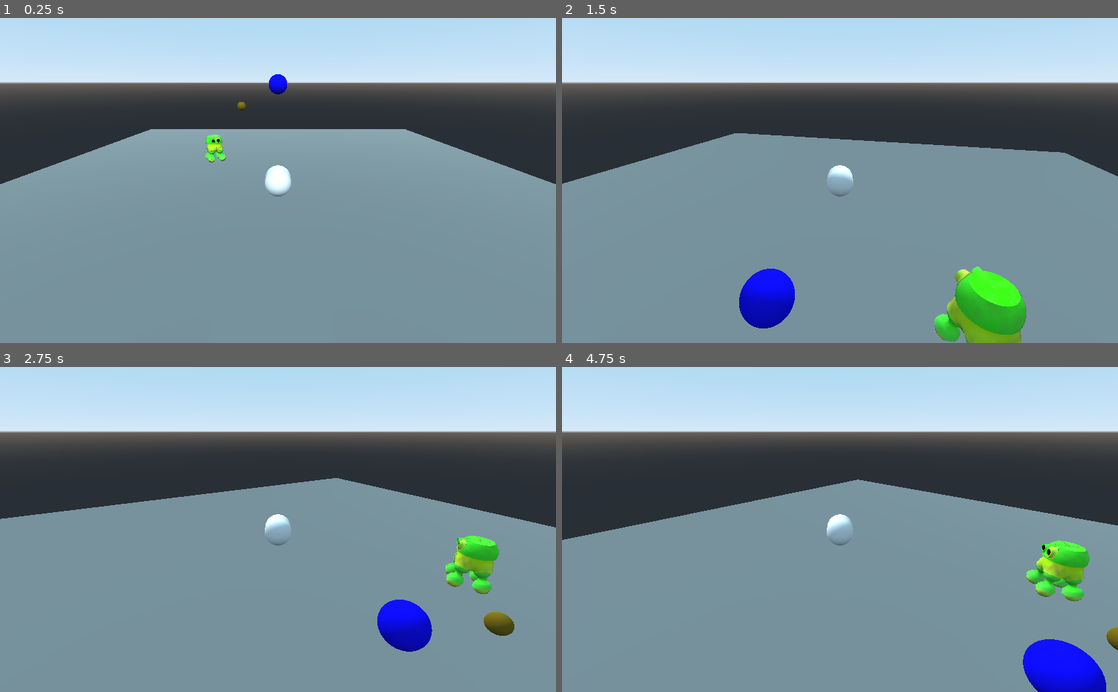
Above: before the commit, frames 1-4 (two rows, left to right).
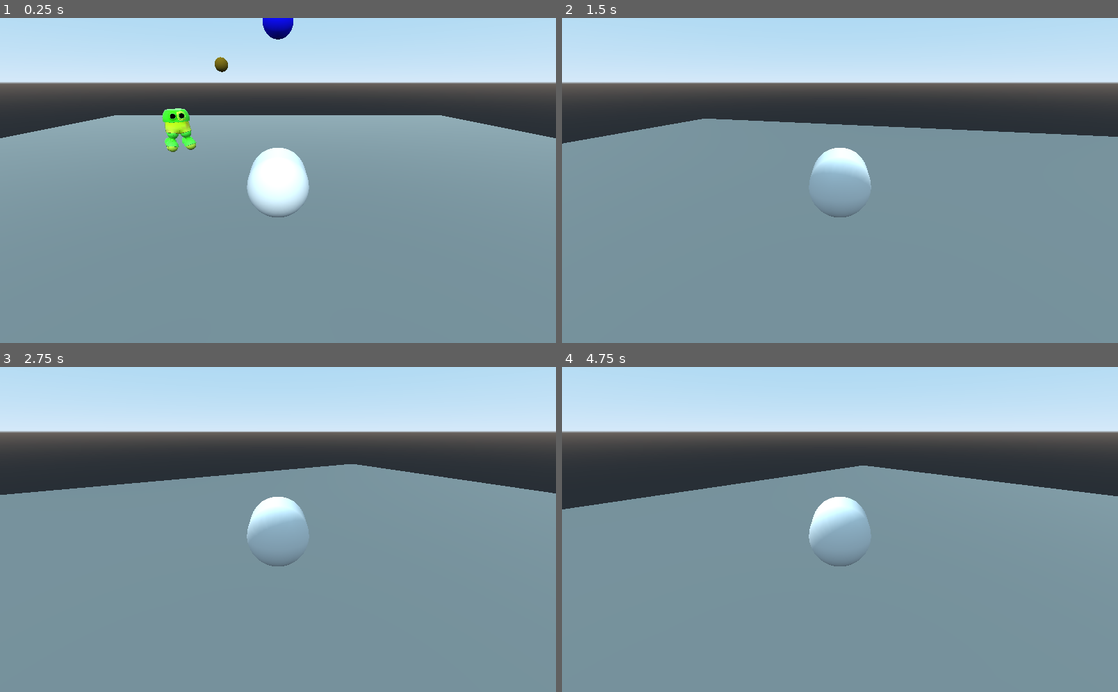
Above: after the commit, the same moments.

Repository: ajahar/FGJ_2021
Game: Godot game, scene res://SandboxScenes/Antti.tscn
Same seed, same stepped clock (60 frames per second), same inputs: the game is played once before the commit and once after it. This scene is started directly instead of the project's main scene.
Inputs:
- Up to frame 1 (0.25 s): no input
- Up to frame 2 (1.5 s): hold D (right) 0.53-1.28 s; hold A (left) from 1.28 s (still down)
- Up to frame 3 (2.75 s): release A (left) at 2.03 s; hold D (right) from 2.03 s (still down)
- Up to frame 4 (4.75 s): release D (right) at 2.78 s; hold W (forward) 2.78-3.53 s; hold A (left) from 3.53 s (still down)

The runs differ from the first frame. In frame 1, 10% of the frame differs, in the area x 0-100%, y 0-62%; in frame 2, 12%, in the area x 0-100%, y 30-100%; in frame 3, 10%; in frame 4, 11%.

Commit message:
Configurable camera distance and report more pellet rigidbody contacts

Diff:
--- a/SandboxScenes/Antti.gd
+++ b/SandboxScenes/Antti.gd
@@ -5,17 +5,19 @@
 onready var ball: RigidBody = $Ball
 onready var pellet: RigidBody = $Pellet
 
-var camera_distance: Vector3
+var camera_dir: Vector3
+var camera_distance = 8
 
 # Called when the node enters the scene tree for the first time.
 func _ready():
-	camera_distance = player.transform.origin + camera.transform.origin
+	camera_dir = (player.transform.origin + camera.transform.origin).normalized()
+	camera_dir *= camera_distance
 	pellet.connect("body_entered", self, "hit_pellet")
 
 # Called every frame. 'delta' is the elapsed time since the previous frame.
 func _process(delta):
 	camera.transform = player.transform
-	camera.translate(camera_distance)
+	camera.translate(camera_dir)
 	camera.look_at(player.transform.origin, Vector3.UP)
 
 func _physics_process(delta):
--- a/SandboxScenes/Antti.tscn
+++ b/SandboxScenes/Antti.tscn
@@ -81,7 +81,7 @@
 
 [node name="Pellet" type="RigidBody" parent="."]
 transform = Transform( 1, 0, 0, 0, 1, 0, 0, 0, 1, -4.30735, 6.1213, -7.43282 )
-contacts_reported = 2
+contacts_reported = 4
 contact_monitor = true
 
 [node name="MeshInstance" type="MeshInstance" parent="Pellet"]
